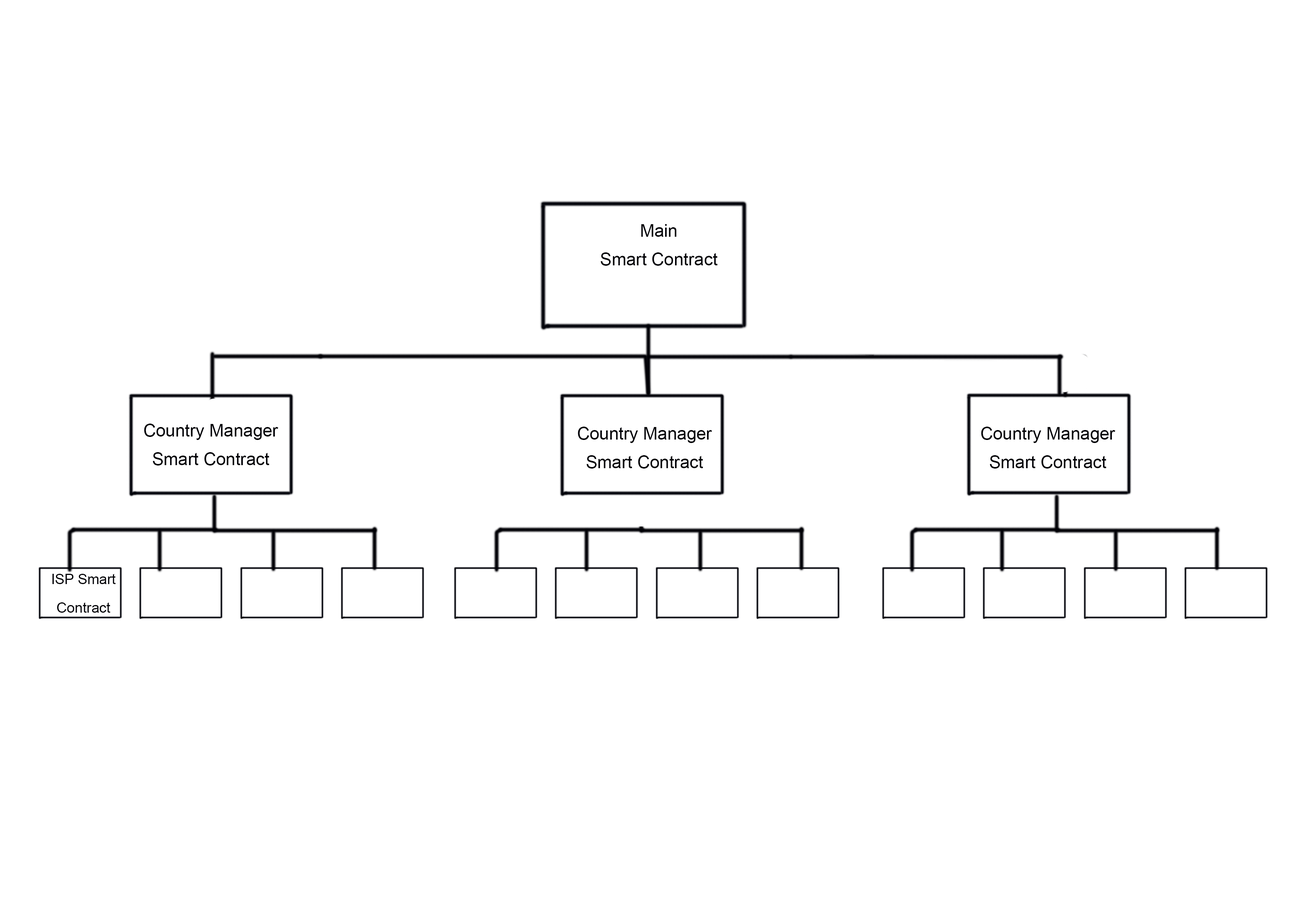
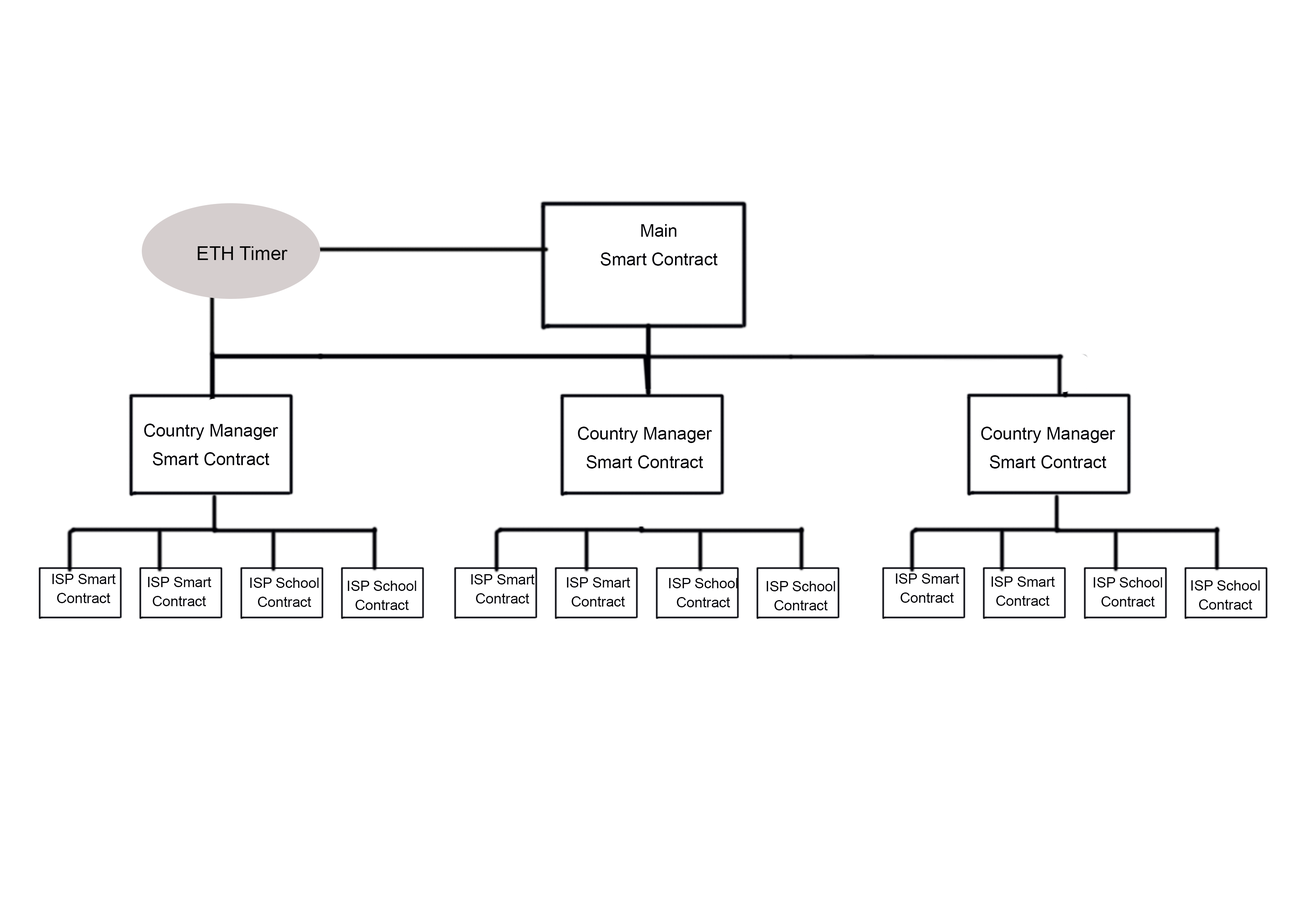
The second 1315 × 915 image is a revision of the first. Changes to its layers:
added layer "ISP Smart Contract copy 5" above "ISP School Contract copy 5" over [left=991, top=576, right=1056, bottom=606]
added layer "ISP School Contract copy 5" above "ISP School Contract copy 4" over [left=1191, top=580, right=1260, bottom=610]
added layer "ISP School Contract copy 4" above "ISP Smart Contract copy 4" over [left=1093, top=577, right=1163, bottom=607]
added layer "ISP Smart Contract copy 4" above "ISP Smart Contract copy 3" over [left=895, top=573, right=960, bottom=603]
added layer "ISP Smart Contract copy 3" above "ISP School Contract copy 3" over [left=566, top=577, right=631, bottom=607]
added layer "ISP School Contract copy 3" above "ISP School Contract copy 2" over [left=766, top=580, right=836, bottom=611]
added layer "ISP School Contract copy 2" above "ISP Smart Contract copy 2" over [left=669, top=577, right=738, bottom=608]
added layer "ISP Smart Contract copy 2" above "ISP Smart Contract copy" over [left=471, top=574, right=535, bottom=604]
added layer "ISP Smart Contract copy" above "ISP School Contract copy" over [left=147, top=576, right=212, bottom=607]
added layer "ISP School Contract copy" above "ISP School Contract" over [left=347, top=580, right=417, bottom=610]
added layer "ISP School Contract" above "ISP Smart Contract" over [left=250, top=577, right=319, bottom=607]
painted on "ISP Smart Contract" over [left=56, top=592, right=111, bottom=613]
added layer "ETH Timer" above "Ellipse 1" over [left=197, top=246, right=288, bottom=260]
added layer "Ellipse 1" above "Country Manager Smart Contract copy 2" over [left=141, top=203, right=321, bottom=299]
added layer "Layer 1 copy 15" above "Layer 1" over [left=208, top=321, right=1069, bottom=527]
added layer "Layer 1 copy 16" above "Layer 1 copy 2" over [left=208, top=388, right=217, bottom=401]
painted on "Layer 0" over [left=208, top=245, right=551, bottom=358]
